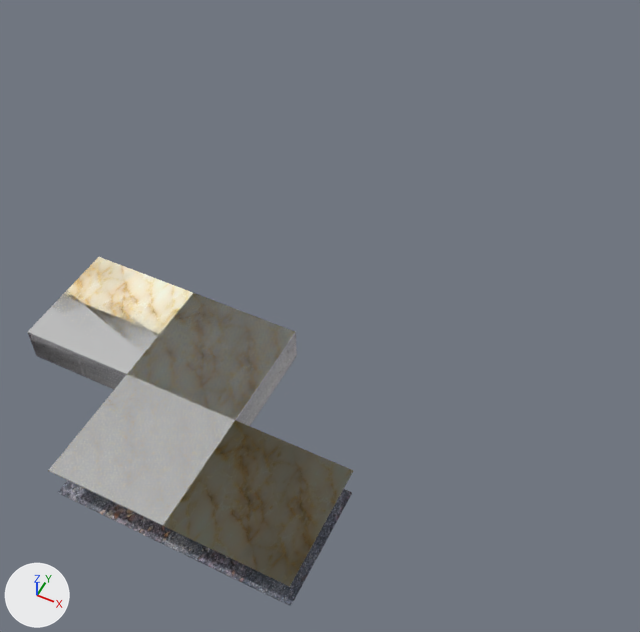
Renders of the FBX model res/game.fbx from each side of a commit.
Rendered twice from a 50 mm camera at (0.822, -0.8, 1.267) aimed at (0.263, 0.318, -0.13). The axes (+X, +Y, +Z) are drawn at lower left. The lights are the same throughout. Where no turn or scale is listed for an object, it has been applied to the vertices.

The first picture shows 'buildingFloor', 'otherRoomEastWall', 'otherRoomRoof', 'roomRoof', 'startingRoomWalls', 'testRoomRoof', 'testRoomRoof1'.
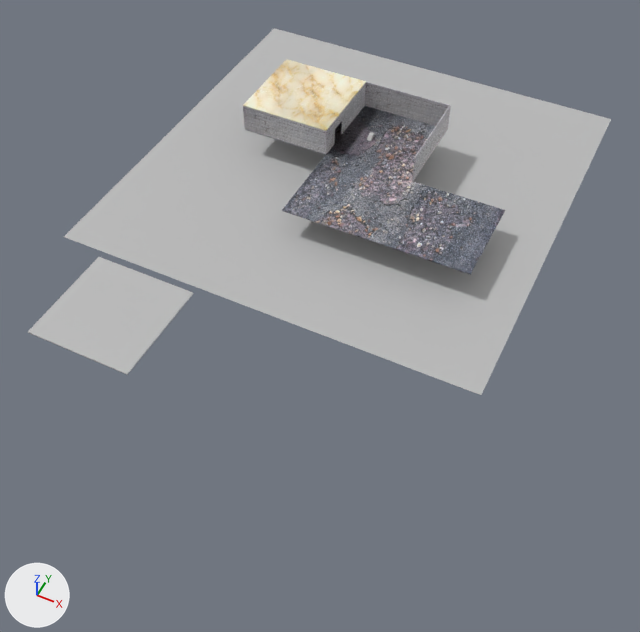
Commit message: Fixed shit with game scene

Where the newer file only moved an object's origin or applied its transform, the numbers keep the older frame.

The change, as a diff of the scene's bpy script:
```diff
--- a/res/game.fbx.py
+++ b/res/game.fbx.py
@@ mat_pasted__lambert2 @@
+mat_pasted__lambert2 = principled_material('pasted__lambert2')
+mat_pasted__lambert2.base_color = (0.5, 0.5, 0.5)  # grey #bcbcbc
@@ me_mesh_001 @@
 me_mesh_001.from_pydata(...)  # 8 vertices, 6 faces; spans x -0.001..0.213, y -0.213..0.001, z -0.001..0.001
 # used by ob_testroomroof; location = (0.108, -0.108, 0.067)
-me_mesh_001.materials.append(mat_material)  # grey #bcbcbc
+# me_mesh_001 part 2: the whole mesh is turned 180 degrees about the z axis through its middle, then moved by (-0.214, 0.983, 0.0)
+me_mesh_001.materials.append(mat_marbleroof)  # picture img_marble_dds
@@ me_mesh_014 @@
 # used by ob_startingroomwalls; location = (0.0, 0.0, 0.0)
-me_mesh_014.from_pydata(...)  # 16 vertices, 16 faces; spans x -0.107..0.107, y -0.107..0.107, z 0.0..0.067
+me_mesh_014.from_pydata(...)  # 64 vertices, 76 faces; spans x -0.107..0.107, y -0.107..0.107, z 0.0..0.068
+# me_mesh_014 part 1: 4 vertices removed from x 0.107, y -0.105..0.105, z 0.0..0.067; 52 vertices added at x -0.001..0.107, y -0.107..0.107, z 0.0..0.068
 me_mesh_014.materials.append(mat_brickwall)
@@ me_mesh @@
 me_mesh.from_pydata(...)  # 8 vertices, 6 faces; spans x -0.0049..0.0049, y -0.0101..0.0101, z -0.0049..0.0049
-me_mesh.materials.append(mat_lambert1)  # grey #bcbcbc
+me_mesh.materials.append(mat_pasted__lambert2)  # grey #bcbcbc
@@ me_mesh_007_1 @@
+me_mesh_007_1.from_pydata([(-0.481, -0.481, 0.0), (0.481, -0.481, 0.0), (-0.481, 0.481, 0.0), (0.481, 0.481, 0.0)], [], [(0, 1, 3, 2)])
+me_mesh_007_1.materials.append(mat_lambert1)  # grey #bcbcbc
@@ ob_wallwithdoor @@
-ob_wallwithdoor = bpy.data.objects.new('wallWithDoor', me_mesh_011)
-ob_wallwithdoor.location = (0.0, 0.0, 0.034)
@@ ob_startingroomwalls @@
 ob_startingroomwalls = bpy.data.objects.new('startingRoomWalls', me_mesh_014)
-ob_startingroomwalls.location = (0.0, 0.0, 0.0)
+ob_startingroomwalls.location = (0.0, 0.769, 0.0)
@@ ob_otherroomeastwall @@
 ob_otherroomeastwall = bpy.data.objects.new('otherRoomEastWall', me_mesh_010)
-ob_otherroomeastwall.location = (0.32, 0.0, 0.034)
+ob_otherroomeastwall.location = (0.32, 0.769, 0.034)
@@ ob_otherroomnorthwall @@
 ob_otherroomnorthwall = bpy.data.objects.new('otherRoomNorthWall', me_mesh_007)
-ob_otherroomnorthwall.location = (0.214, 0.106, 0.034)
+ob_otherroomnorthwall.location = (0.214, 0.875, 0.034)
@@ ob_testroomroof1 @@
-ob_testroomroof1 = bpy.data.objects.new('testRoomRoof1', me_mesh_003)
-ob_testroomroof1.location = (0.109, 0.0, 0.067)
@@ ob_charactermesh @@
 ob_charactermesh = bpy.data.objects.new('characterMesh', me_mesh)
-ob_charactermesh.location = (0.173, 0.0, 0.006)
+ob_charactermesh.location = (0.173, 0.762, 0.006)
@@ ob_roomroof @@
-ob_roomroof = bpy.data.objects.new('roomRoof', me_mesh_013)
-ob_roomroof.location = (0.0, 0.0, 0.0)
@@ ob_buildingfloor @@
 ob_buildingfloor = bpy.data.objects.new('buildingFloor', me_mesh_012)
-ob_buildingfloor.location = (0.0, 0.0, 0.0)
+ob_buildingfloor.location = (0.0, 0.769, 0.0)
@@ ob_testfloor @@
+ob_testfloor = bpy.data.objects.new('testFloor', me_mesh_007_1)
+ob_testfloor.location = (0.165, 0.705, -0.066)
```

Pixel boxes (x1, y1, x2, y2) of what changed, in the pictures (640 x 632 px):
'testFloor', added
    after: (64, 28, 611, 395)
'roomRoof', deleted
    before: (49, 257, 353, 587)
'buildingFloor', moved
    before: (37, 356, 352, 606)
    after: (245, 106, 505, 275)
'testRoomRoof', recoloured, mesh turned
    before: (48, 374, 235, 525)
    after: (243, 59, 366, 131)
'startingRoomWalls', reshaped, moved
    before: (28, 333, 126, 389)
    after: (243, 83, 366, 154)
'otherRoomEastWall', moved
    before: (236, 332, 297, 426)
    after: (412, 105, 451, 181)
'otherRoomNorthWall', moved (not visible before)
    after: (365, 82, 450, 126)
'testRoomRoof1', deleted
    before: (130, 293, 294, 420)
'characterMesh', recoloured, moved (not visible before)
    after: (367, 132, 375, 141)
'wallWithDoor', deleted
    before: (76, 353, 84, 376)
part 1 of me_mesh_014, built on
    after: (243, 83, 366, 154)
